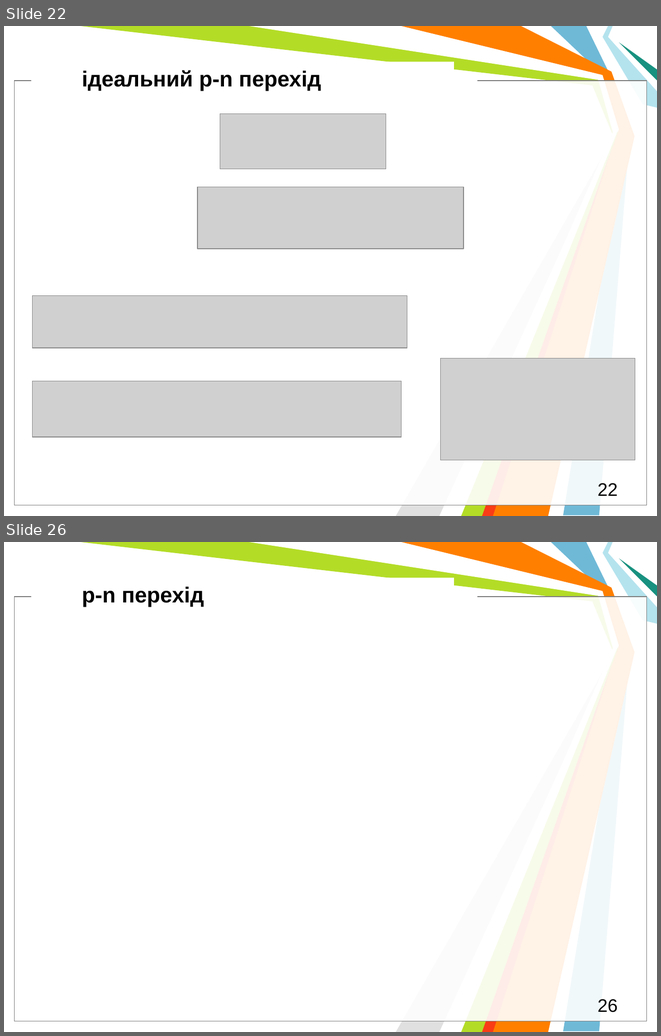
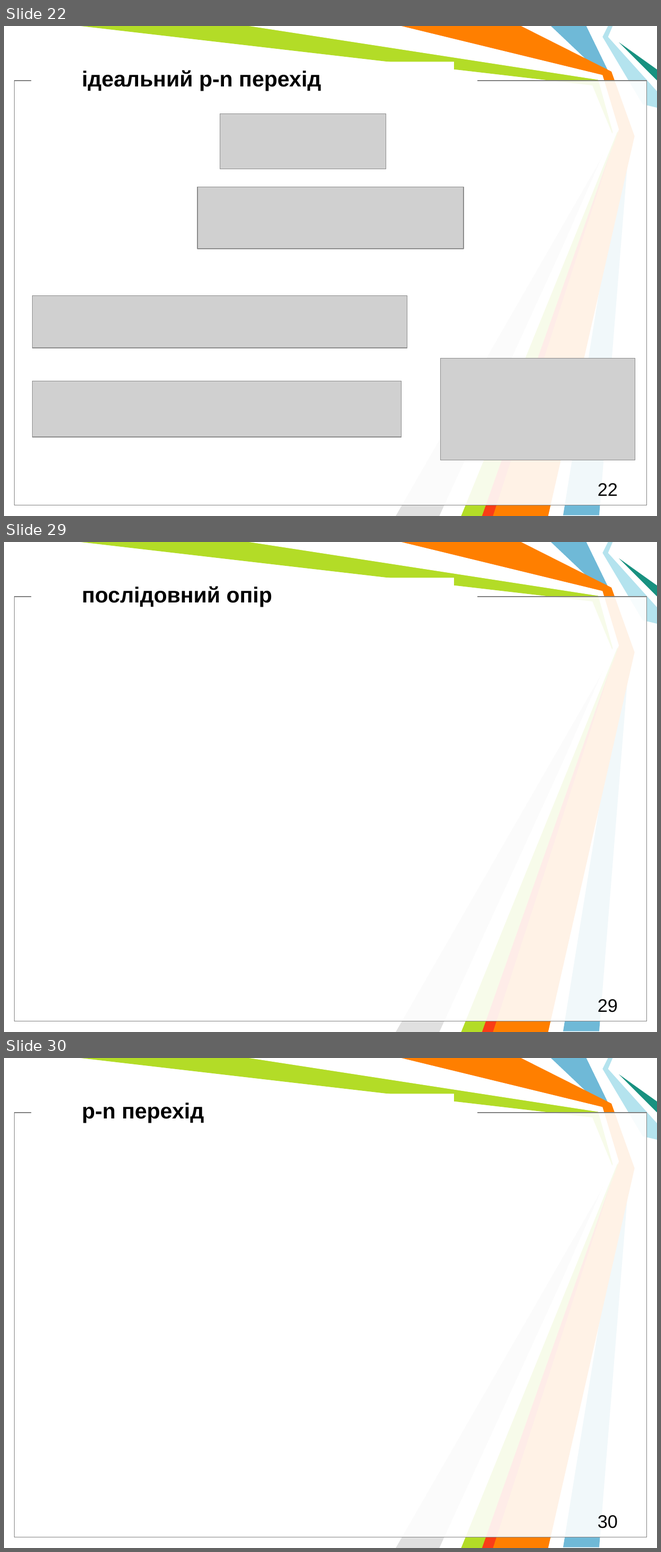
Before and after one commit to l432/NMK, a slide deck: Lecture/DAAD/DAAD_Models.pptm. Shown one above the other, each under a label of ours: slides 22 and 26 before the commit, slides 22, 29 and 30 after it; the slides between them are not shown. The pictures are 661x1036 and 661x1552 pixels, drawn with LibreOffice and Linux fonts; fonts in the diff are those of the drawing; grey boxes stand for pictures; background and template pictures are left out. Boxes give left, top, right and bottom in pixels: in the first picture for what was removed or moved away, otherwise in the second. Text is boxed around its words. In the diff, an @@ line names an element or a change of style, - is before the commit and + after.

```diff
--- a/Lecture/DAAD/DAAD_Models.pptm
+++ b/Lecture/DAAD/DAAD_Models.pptm
@@ slide 29 added at (4,542,657,1032), background #FFFFFF; not listed: 11 template elements that a slide beside it also shows @@
@@ text added at (82,586,272,607), 24 pt, text #000000, bold @@
+послідовний опір
@@ page number added at (598,999,618,1012), 20 pt, text #000000 @@
+29
@@ what was slide 26 is now slide 30 @@
@@ page number at (598,1515,618,1528): text changed @@
-26
+30
```
Also in this commit, not shown: 4 slides changed, 4 other slides added, 1 slide removed, 4 other files.
